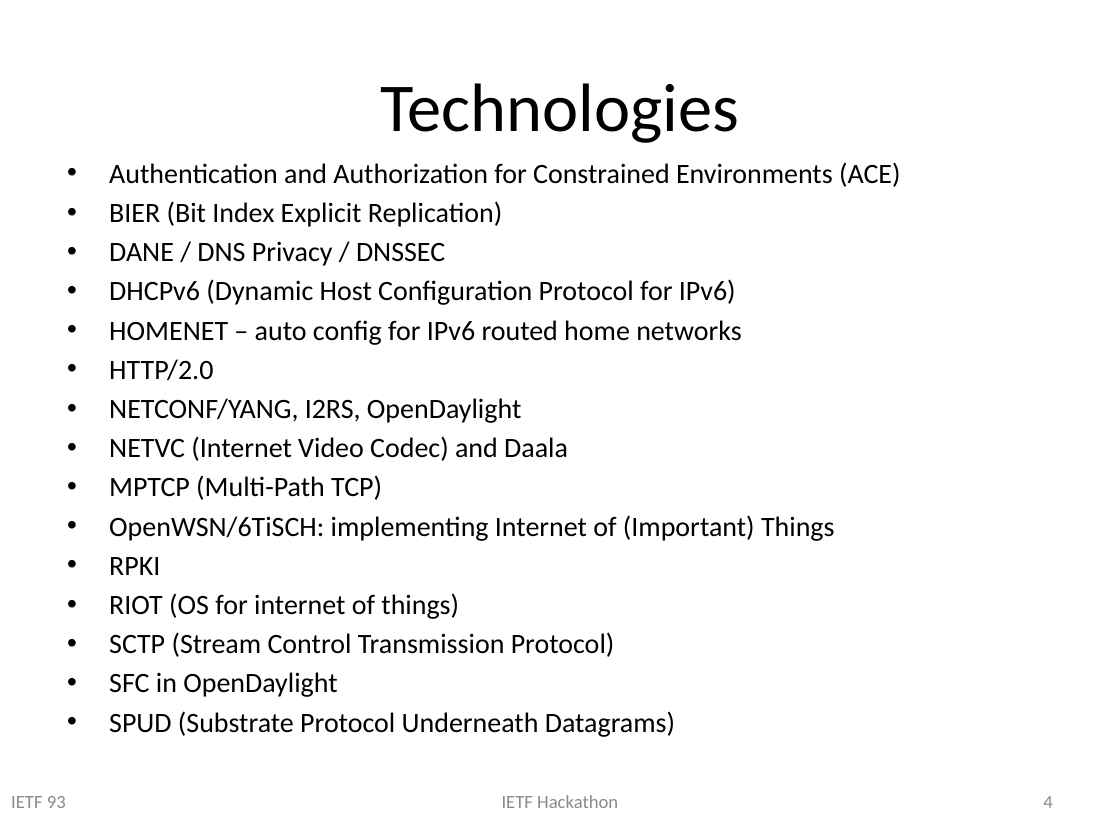
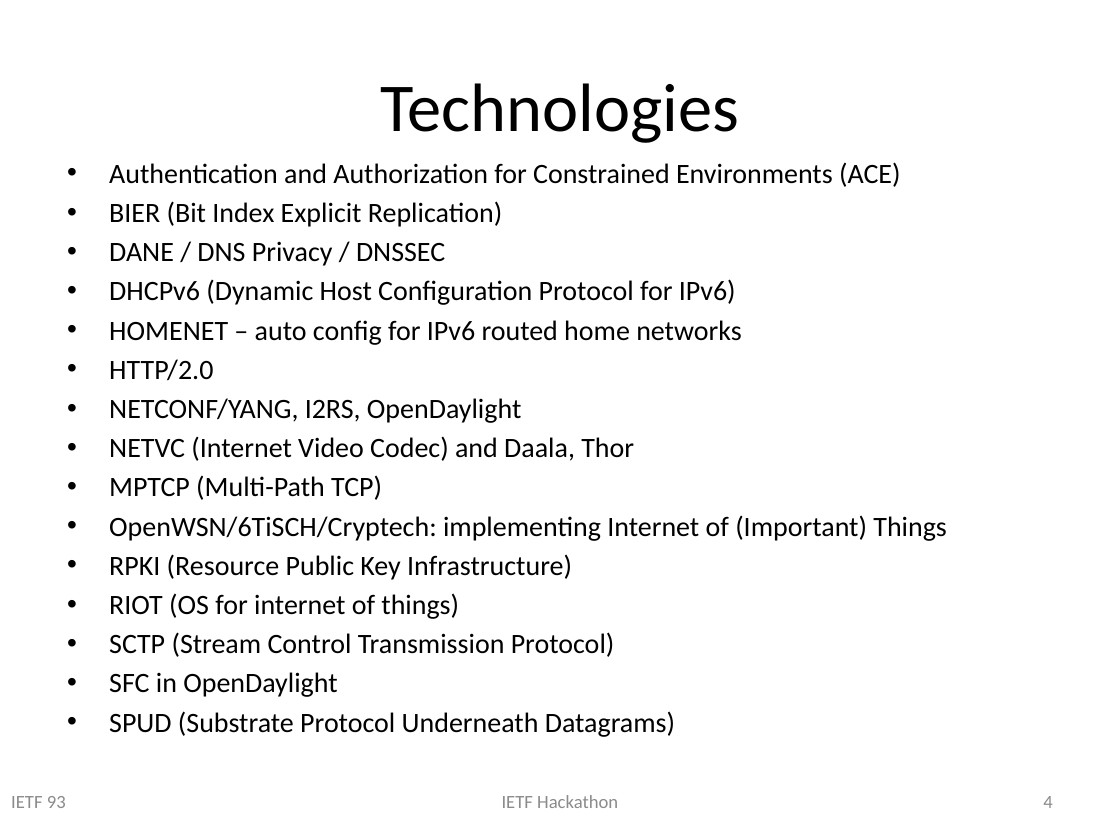
Before and after one commit to IETF-Hackathon/ietf-hackathon, a slide deck: slide 4 of 93/technologies/source/hackathon-kickoff.pptx. Drawn at 1120x840 pixels with LibreOffice and Linux fonts; fonts in the diff are those of the drawing. Boxes give left, top, right and bottom in pixels: in the first picture for what was removed or moved away, otherwise in the second. Text is boxed around its words. In the diff, an @@ line names an element or a change of style, - is before the commit and + after.

Commit message:
Additional technologies added to kickoff slides

```diff
--- a/93/technologies/source/hackathon-kickoff.pptx
+++ b/93/technologies/source/hackathon-kickoff.pptx
@@ text at box(109, 436, 634, 461): text changed @@
-• NETVC (Internet Video Codec) and Daala
+• NETVC (Internet Video Codec) and Daala, Thor
@@ text at box(109, 515, 947, 580): text changed @@
-• OpenWSN/6TiSCH: implementing Internet of (Important) Things
-• RPKI
+• OpenWSN/6TiSCH/Cryptech: implementing Internet of (Important) Things
+• RPKI (Resource Public Key Infrastructure)
```
Also in this commit, not shown: 2 other files.
